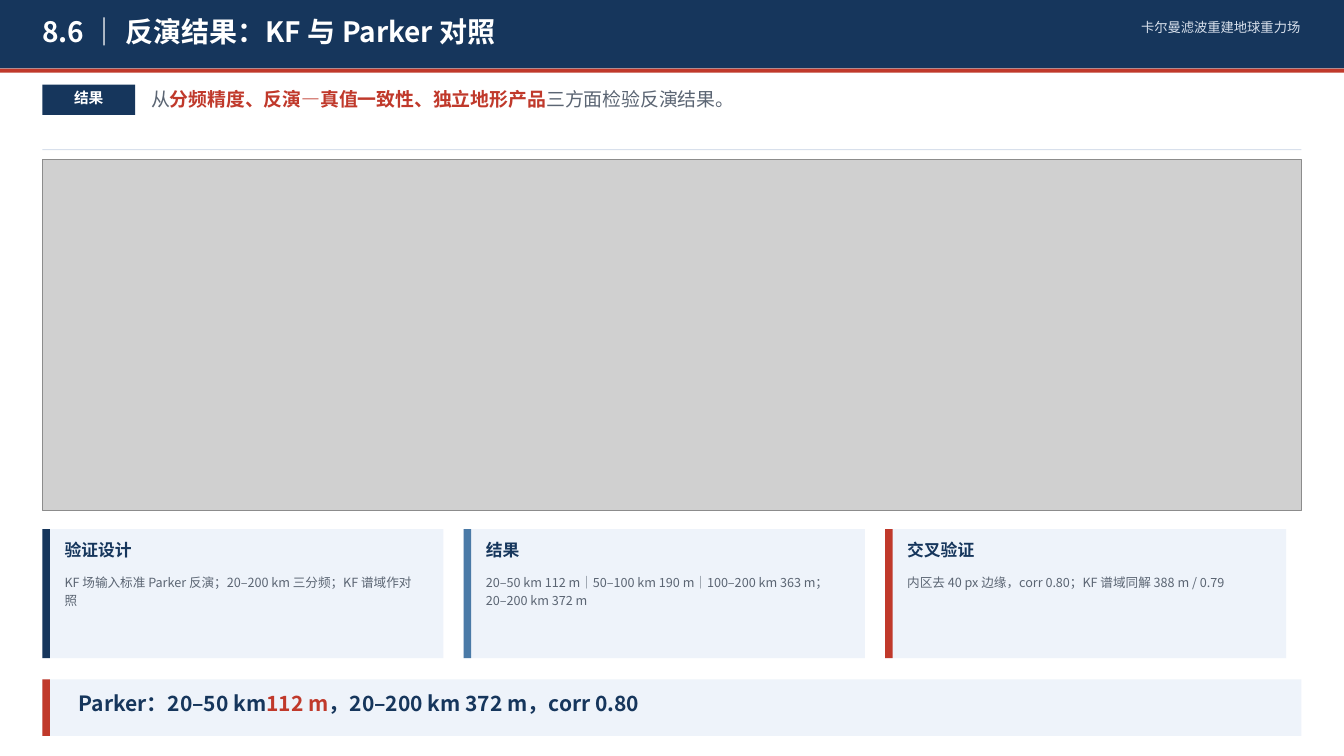
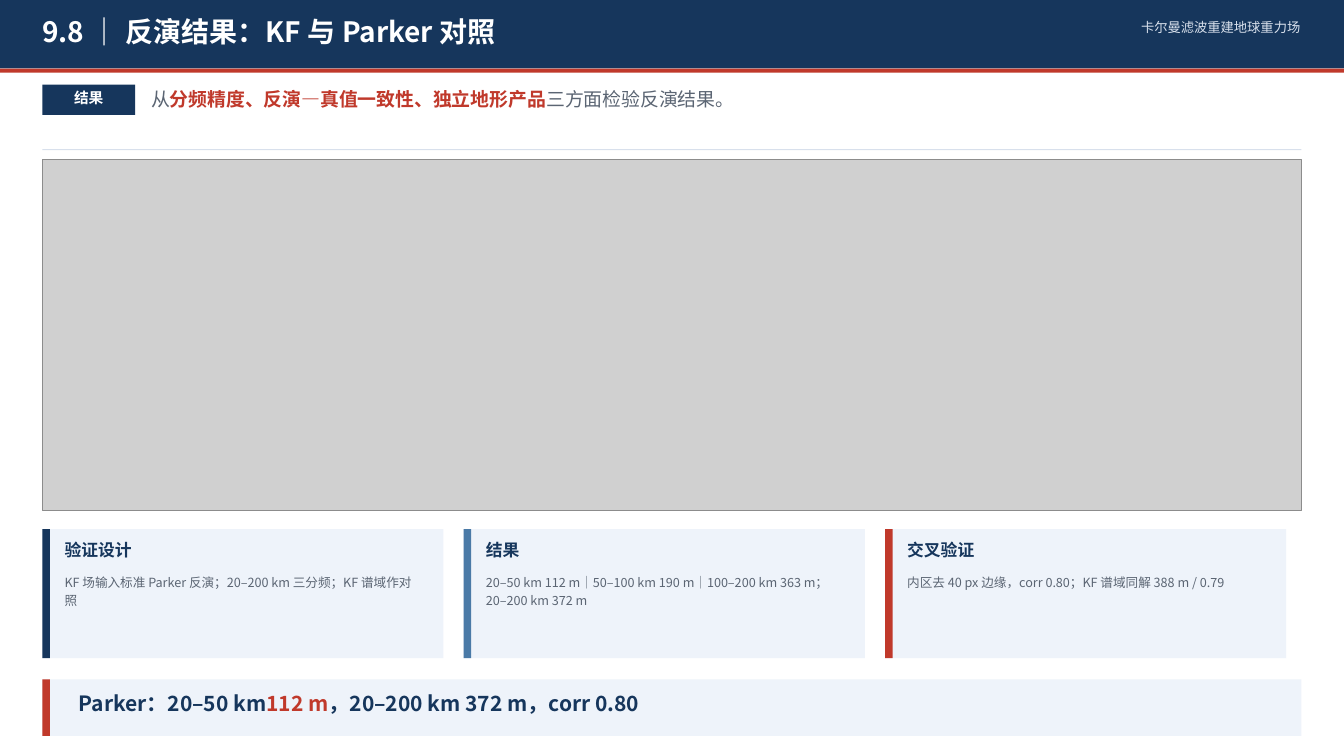
Before and after one commit to shuyunkai/kalman_gravity, a slide deck: slide 23 of ppt/卡尔曼滤波重建地球重力场_含研究内容.pptx. Drawn at 1344x756 pixels with LibreOffice and Linux fonts; fonts in the diff are those of the drawing; grey boxes stand for pictures. Boxes give left, top, right and bottom in pixels: in the first picture for what was removed or moved away, otherwise in the second. Text is boxed around its words. In the diff, an @@ line names an element or a change of style, - is before the commit and + after.

```diff
--- a/ppt/卡尔曼滤波重建地球重力场_含研究内容.pptx
+++ b/ppt/卡尔曼滤波重建地球重力场_含研究内容.pptx
@@ text at box(42, 18, 495, 45): text changed @@
-8.6 ｜ 反演结果：KF 与 Parker 对照
+9.8 ｜ 反演结果：KF 与 Parker 对照
```
Also in this commit, not shown: 8 other slides changed, 1 other file.
